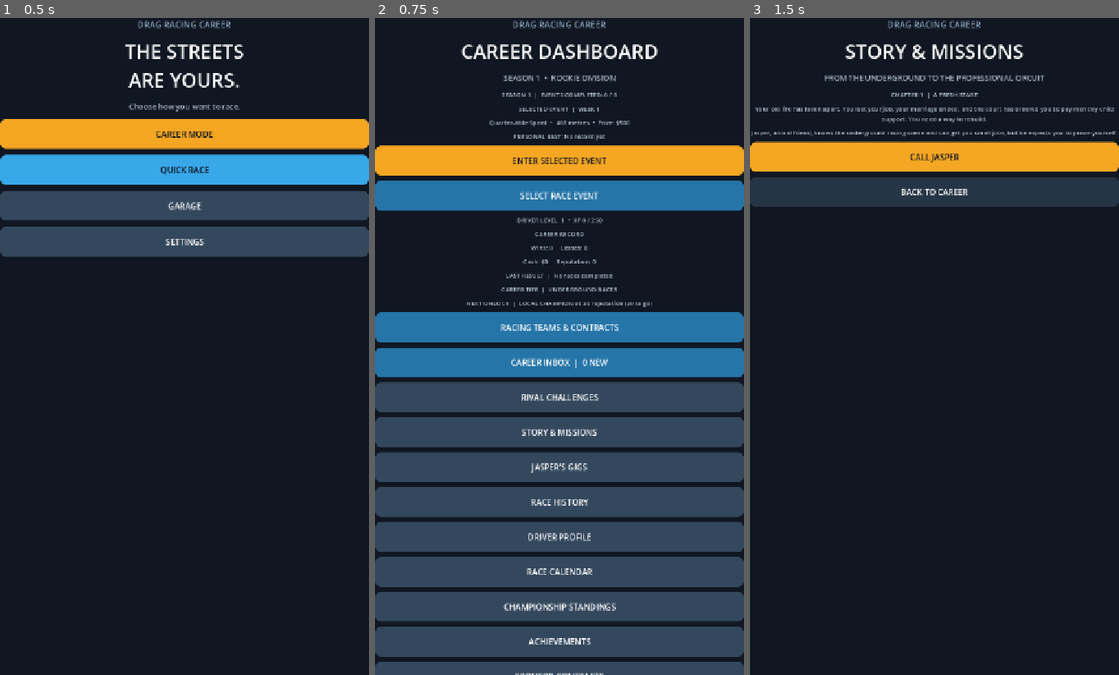
Above: before the commit, frames 1-3 (left to right).
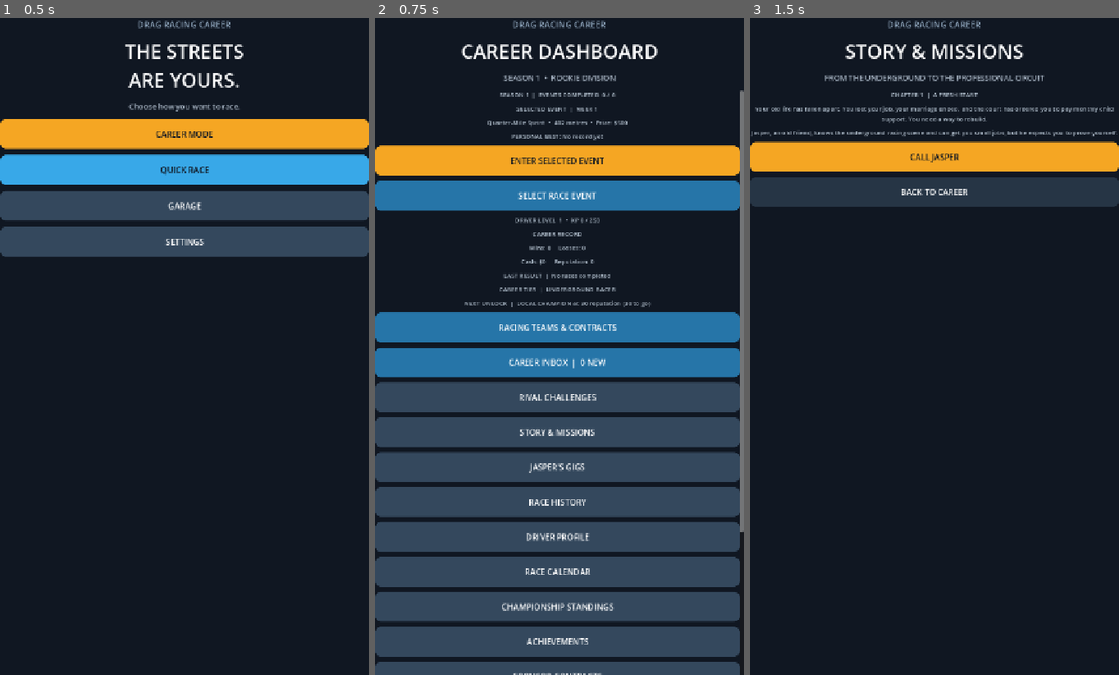
Above: after the commit, the same moments.

Repository: gleeshyyy/-Drag-Racing-Career
Game: Godot game, scene res://main.tscn
Same seed, same stepped clock (60 frames per second), same inputs: the game is played once before the commit and once after it.
Inputs:
- Up to frame 1 (0.5 s): no input
- Up to frame 2 (0.75 s): click "CAREER MODE" at 0.5 s
- Up to frame 3 (1.5 s): click "STORY & MISSIONS" at 1.25 s

Frame 1 is identical in both runs. In frame 2, 4.7% of the frame differs, in the area x 24-100%, y 11-100%; in frame 3, nothing differs.

Commit message:
Make career menus vertically scrollable

Diff:
--- a/main.gd
+++ b/main.gd
@@ -277,9 +277,18 @@
 	settings_button.pressed.connect(func(): _show_info_page("SETTINGS", "Game settings will be added here."))
 	menu_panel.add_child(settings_button)
 
+	var section_scroll := ScrollContainer.new()
+	section_scroll.name = "CareerContentScroll"
+	section_scroll.size_flags_horizontal = Control.SIZE_EXPAND_FILL
+	section_scroll.size_flags_vertical = Control.SIZE_EXPAND_FILL
+	section_scroll.horizontal_scroll_mode = ScrollContainer.SCROLL_MODE_DISABLED
+	section_scroll.vertical_scroll_mode = ScrollContainer.SCROLL_MODE_AUTO
+	root.add_child(section_scroll)
 	section_panel = VBoxContainer.new()
+	section_panel.size_flags_horizontal = Control.SIZE_EXPAND_FILL
+	section_panel.size_flags_vertical = Control.SIZE_SHRINK_BEGIN
 	section_panel.add_theme_constant_override("separation", 10)
-	root.add_child(section_panel)
+	section_scroll.add_child(section_panel)
 	section_panel.hide()
 	race_panel = VBoxContainer.new()
 	race_panel.add_theme_constant_override("separation", 10)
